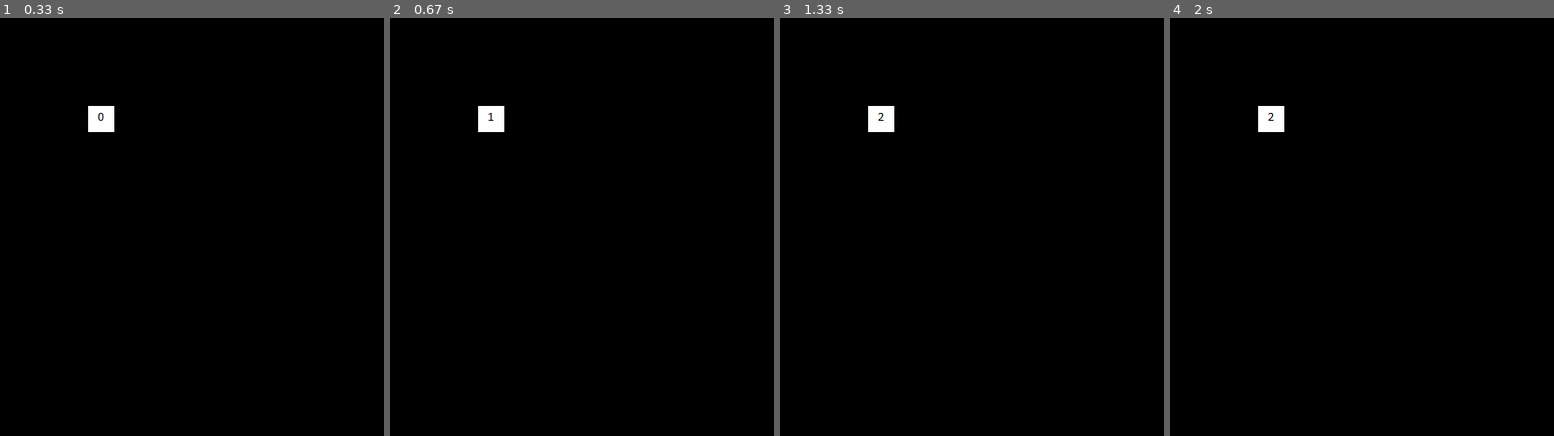
Above: before the commit, frames 1-4 (left to right).
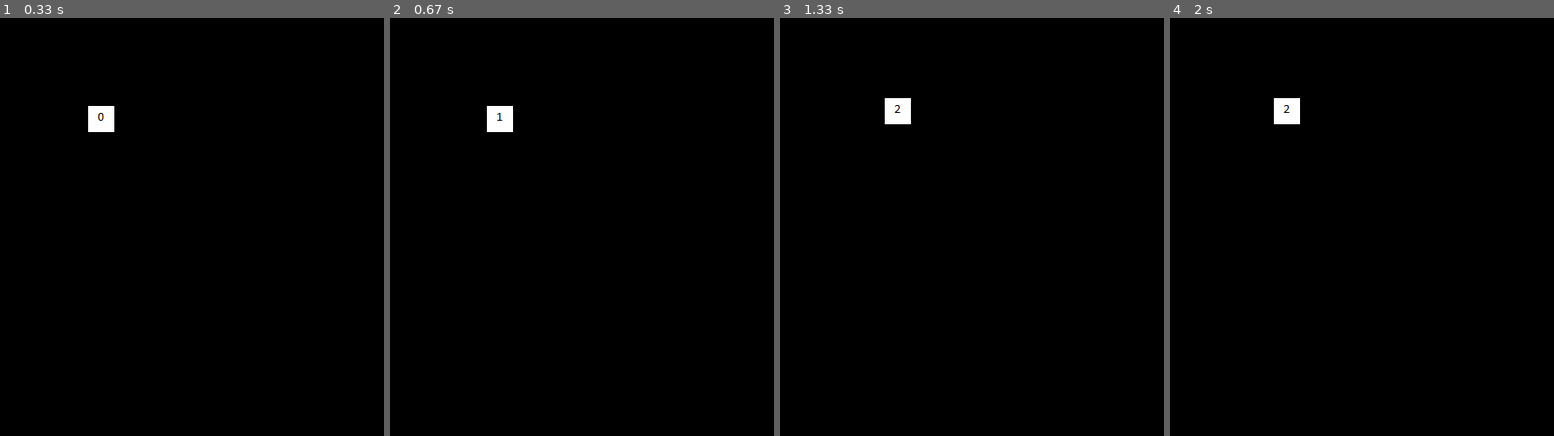
Above: after the commit, the same moments.

Repository: JoKeR0313/gamedev-000
Game: pygame game, started from game/tests/test_key_event_handler.py
Same seed, same stepped clock (60 frames per second), same inputs: the game is played once before the commit and once after it.
Inputs:
- Up to frame 1 (0.33 s): no input
- Up to frame 2 (0.67 s): hold D from 0.33 s (still down)
- Up to frame 3 (1.33 s): release D at 0.8 s; hold W 0.83-1.13 s; hold D from 1.17 s (still down)
- Up to frame 4 (2 s): release D at 1.63 s; hold A from 1.67 s (still down)

Frame 1 is identical in both runs. In frame 2, 0.3% of the frame differs, in the area x 22-33%, y 21-28%; in frame 3, 0.6%, in the area x 22-35%, y 19-28%; in frame 4, 0.6%.

Commit message:
Test key event handler added.

Diff:
--- a/game/cc_key_event_actions.py
+++ /dev/null
@@ -1,55 +0,0 @@
-import pygame
-
-from cc_globals import ccGlobals
-
-
-class ccKeyEventActions:
-
-    def draw(self):
-        for obj in self.object_list:
-            obj.draw(ccGlobals.get_renderer())
-
-    def step(self, time_passed):
-
-        for obj in self.object_list:
-            obj.step(time_passed)
-            binded_object = obj
-            if pressed[pygame.K_LEFT]:
-                binded_object.position[0] -= 1
-                self.update_binded_object()
-                if self.collision_check():
-                    binded_object.position[0] += 1
-            if pressed[pygame.K_RIGHT]:
-                binded_object.position[0] += 1
-                self.update_binded_object()
-                if self.collision_check():
-                    binded_object.position[0] -= 1
-            if pressed[pygame.K_UP]:
-                binded_object.position[1] -= 1
-                self.update_binded_object()
-                if self.collision_check():
-                    binded_object.position[1] += 1
-            if pressed[pygame.K_DOWN]:
-                obj.position[1] += 1
-                self.update_binded_object()
-                if self.collision_check():
-                    binded_object.position[1] -= 1
-
-    def get_binded_object(self):
-        for obj in self.object_list:
-            if obj.id == 200:
-                binded_object = copy.deepcopy(obj.active_sprite.rectangle)
-                binded_object.x = obj.position.x
-                binded_object.y = obj.position.y
-                return binded_object
-
-    def update_binded_object(self):
-        for obj in self.object_list:
-            if obj.id == 200:
-                self.binded_object.x = obj.position.x
-                self.binded_object.y = obj.position.y
-
-    def collision_check(self):
-        for rect in self.rect_list:
-            if self.binded_object.colliderect(rect):
-                return True
--- a/game/cc_key_event_handler.py
+++ b/game/cc_key_event_handler.py
@@ -6,13 +6,13 @@
 class ccKeyEventHandler:
 
     def __init__(self):
-        self.keys = {"right": pygame.K_RIGHT, "left":  pygame.K_LEFT, "up": pygame.K_UP, "down" : pygame.K_DOWN,
+        self.default_keys = {"right": pygame.K_RIGHT, "left":  pygame.K_LEFT, "up": pygame.K_UP, "down" : pygame.K_DOWN,
                      "fire": pygame.K_SPACE}
-        self.right = self.keys["right"]
-        self.left = self.keys["left"]
-        self.up = self.keys["up"]
-        self.down = self.keys["down"]
-        self.fire = self.keys["fire"]
+        self.right = self.default_keys["right"]
+        self.left = self.default_keys["left"]
+        self.up = self.default_keys["up"]
+        self.down = self.default_keys["down"]
+        self.fire = self.default_keys["fire"]
         self.is_right_pressed = False
         self.is_left_pressed = False
         self.is_up_pressed = False
@@ -23,25 +23,29 @@
         loader = ccKeyEventLoader()
         loader.process_file(filename)
         for key in list(loader.keys):
-            for def_key in list(self.keys):
+            for def_key in list(self.default_keys):
                 if key == def_key:
-                    self.keys[def_key] = eval(loader.keys[key])
+                    self.default_keys[def_key] = eval(loader.keys[key])
 
-    def update(self):
-        self.right = self.keys["right"]
-        self.left = self.keys["left"]
-        self.up = self.keys["up"]
-        self.down = self.keys["down"]
-        self.fire = self.keys["fire"]
+    def update(self, obj):
+        self.right = self.default_keys["right"]
+        self.left = self.default_keys["left"]
+        self.up = self.default_keys["up"]
+        self.down = self.default_keys["down"]
+        self.fire = self.default_keys["fire"]
         pressed = pygame.key.get_pressed()
         self.reset_keys()
         if pressed[self.left]:
+            obj.position[0] -= 1
             self.is_left_pressed = True
         if pressed[self.right]:
+            obj.position[0] += 1
             self.is_right_pressed = True
         if pressed[self.up]:
+            obj.position[1] -= 1
             self.is_up_pressed = True
         if pressed[self.down]:
+            obj.position[1] += 1
             self.is_down_pressed = True
         if pressed[self.fire]:
             self.is_fire_pressed = True
--- a/game/resources/keys/test.keys.json
+++ b/game/resources/keys/test.keys.json
@@ -2,10 +2,10 @@
     "Config": {
     },
     "keys": {
-        "right": "pygame.K_SPACE",
-        "left":  "pygame.K_SPACE",
-        "up": "pygame.K_SPACE",
-        "down" : "pygame.K_SPACE",
+        "right": "pygame.K_d",
+        "left":  "pygame.K_a",
+        "up": "pygame.K_w",
+        "down" : "pygame.K_s",
         "fire" : "pygame.K_SPACE"
     }
 }
--- a/game/tests/test_key_event_handler.py
+++ b/game/tests/test_key_event_handler.py
@@ -27,7 +27,9 @@
             for event in pygame.event.get():
                 if event.type == pygame.QUIT:
                     sys.exit()
-            keylistener.update()
+            for scene in ccActManager.scenes:
+                for obj in scene.object_list:
+                    keylistener.update(obj)
             ccActManager.step(time_passed)
             ccGlobals.get_renderer().fill((0, 0, 0))
             ccActManager.draw()
